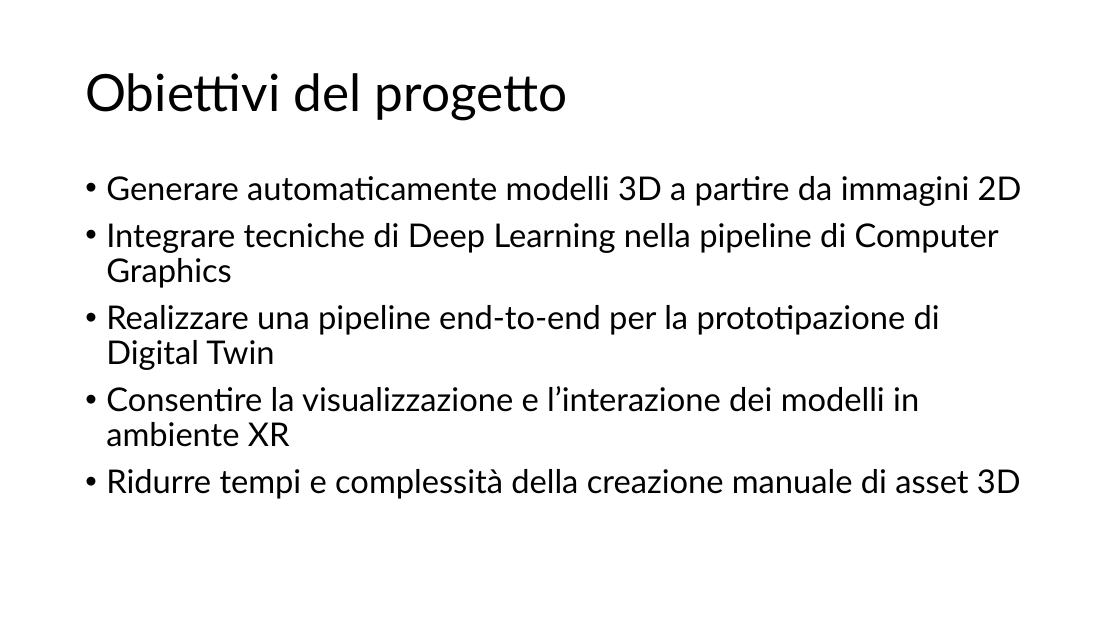
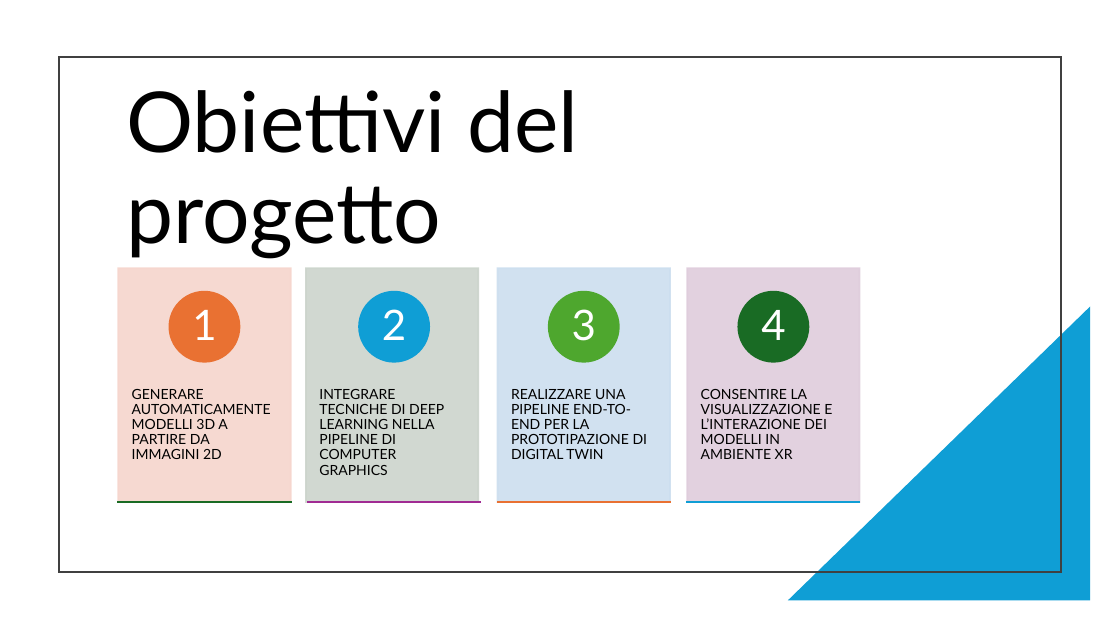
Before and after one commit to divitamarco/DigitalTwinSimulator, a slide deck: slide 2 of relazione/DigitalTwinSimulator.pptx (slide 3 before the commit). Drawn at 1120x630 pixels with LibreOffice and Linux fonts; fonts in the diff are those of the drawing. Boxes give left, top, right and bottom in pixels: in the first picture for what was removed or moved away, otherwise in the second. Text is boxed around its words. In the diff, an @@ line names an element or a change of style, - is before the commit and + after.

```diff
--- a/relazione/DigitalTwinSimulator.pptx
+++ b/relazione/DigitalTwinSimulator.pptx
@@ rectangle added at [59, 57, 1061, 572], outline #404040 1.5 pt @@
@@ title "Obiettivi del progetto": place and size @@
-title "Obiettivi del progetto" at [85, 73, 568, 120]
+title "Obiettivi del progetto" at [126, 90, 578, 259]
@@ title "Obiettivi del progetto" at [126, 90, 578, 259]: size 44 to 72 pt @@
@@ text removed at [106, 176, 1022, 499] @@
-• Generare automaticamente modelli 3D a partire da immagini 2D
-• Integrare tecniche di Deep Learning nella pipeline di Computer Graphics
-• Realizzare una pipeline end-to-end per la prototipazione di Digital Twin
-• Consentire la visualizzazione e l’interazione dei modelli in ambiente XR
-• Ridurre tempi e complessità della creazione manuale di asset 3D
@@ right triangle added at [788, 307, 1091, 601], fill #0F9ED5 @@
@@ group added at [118, 268, 860, 502]: 8 rectangles, 8 texts, 4 ellipses @@
+GENERARE AUTOMATICAMENTE MODELLI 3D A PARTIRE DA IMMAGINI 2D
+1
+INTEGRARE TECNICHE DI DEEP LEARNING NELLA PIPELINE DI COMPUTER GRAPHICS
+2
+REALIZZARE UNA PIPELINE END-TO-END PER LA PROTOTIPAZIONE DI DIGITAL TWIN
+3
+CONSENTIRE LA VISUALIZZAZIONE E L’INTERAZIONE DEI MODELLI IN AMBIENTE XR
+4
```
Also in this commit, not shown: 8 other slides changed, 2 slides removed.
